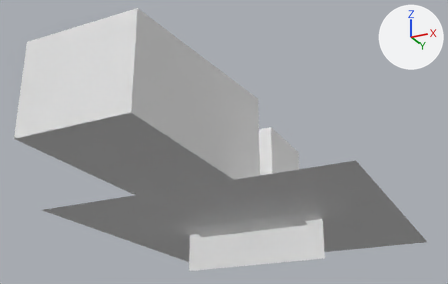
The Blender file media/npc/cuboid-man.blend, before and after one commit.
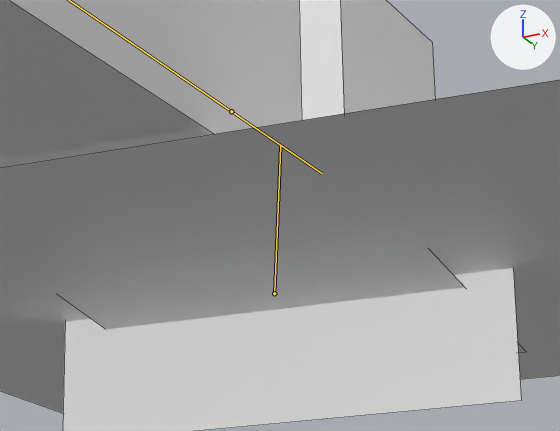
There are two pictures of each version: one whole from a camera (50 mm lens) standing at (1.28, -2.89, -0.79) and looking at (0.04, -0.41, 0.32), one close up on the part from 38% to 75% of the width and 49% to 94% of the height. Every picture has the same lights, and +X, +Y and +Z are marked at upper right. Both versions are drawn at frame 0 of the action 'Lie'; the numbers are the values there. The bones that bend it are drawn over the model as lines in the close-ups. The close-ups show mesh edges as thin lines.

The first close-up shows 'cuboid-man-mesh'.
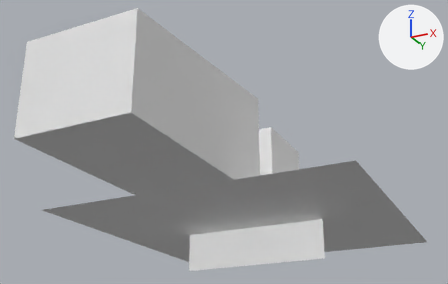
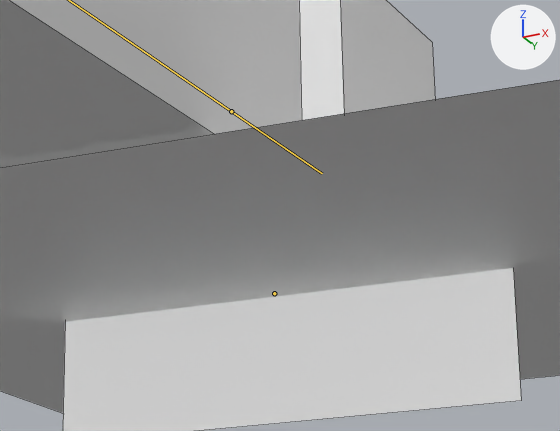
Pixel boxes (x1, y1, x2, y2) of what changed, in the close-ups (560 x 431 px):
'cuboid-man-mesh', posed
    both: (0, 0, 560, 431)
bone 'shadow_bone', root to tip
    before: (274, 293) to (280, 145)
    after: (274, 293) to (274, 293)

Patch to the scene script:
```diff
--- a/media/npc/cuboid-man.blend.py
+++ b/media/npc/cuboid-man.blend.py
@@ bone_shadow_bone @@
 bone_shadow_bone = bpy.data.objects['cuboid-man-armature'].pose.bones['shadow_bone']
-bone_shadow_bone.scale = (1.0, 1.0, 1.0)
+bone_shadow_bone.scale = (0.0, 0.0, 0.0)
```
